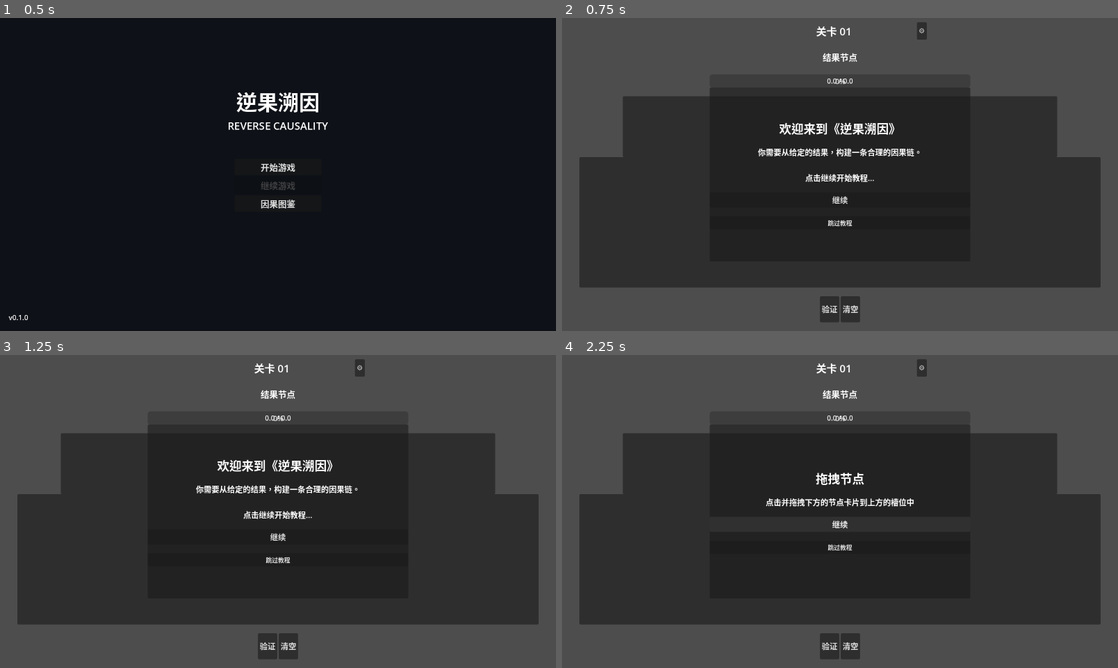
Above: before the commit, frames 1-4 (two rows, left to right).
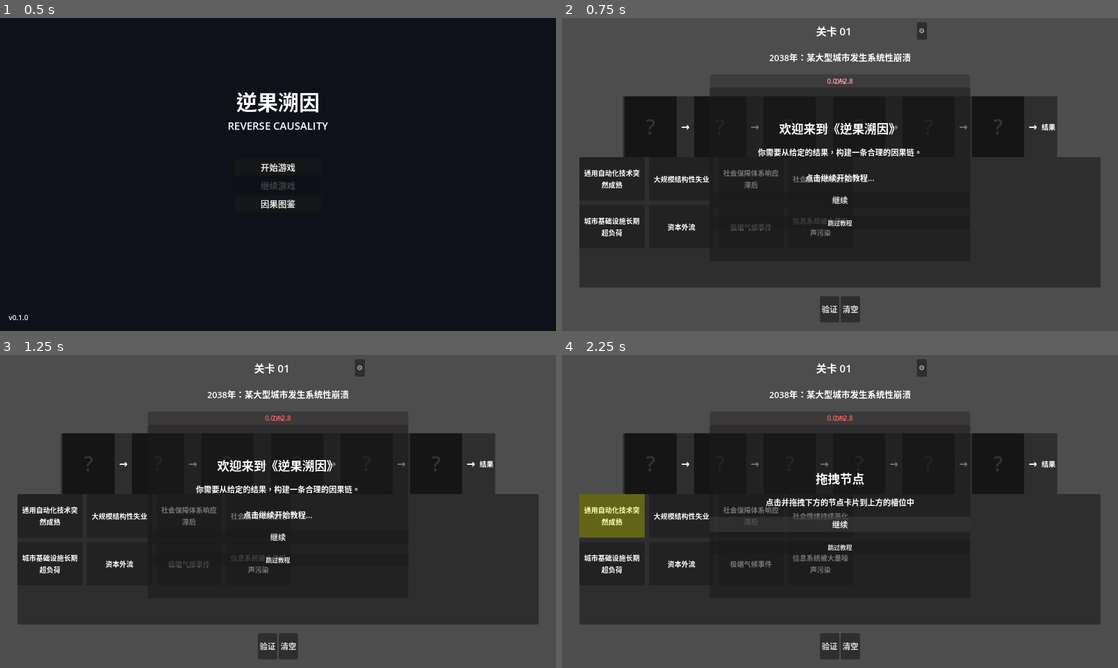
Above: after the commit, the same moments.

Repository: Jungley8/reverse-causality
Game: Godot game, scene res://scenes/ui/MainMenu.tscn
The game is run twice, just before and just after one commit, with the same random seed, the same clock (stepped at 60 frames per second) and the same inputs.
Inputs:
- Up to frame 1 (0.5 s): no input
- Up to frame 2 (0.75 s): click "开始游戏" at 0.5 s
- Up to frame 3 (1.25 s): no input
- Up to frame 4 (2.25 s): click "清空" at 1.25 s; click "继续" at 2 s

Frame 1 is identical in both runs. In frame 2, 5.7% of the frame differs, in the area x 4-89%, y 11-70%; in frame 3, 5.7%; in frame 4, 7.2%, in the area x 3-89%, y 11-70%.
Error before the commit: Parse Error: Class "UndoRedoManager" hides an autoload singleton. (res://scripts/core/UndoRedoManager.gd:1)

Commit message:
refactor: Clean up UndoRedoManager usage and improve LevelSelect UI
- Removed unused instance of UndoRedoManager in GameMain.gd, replacing it with static method calls.
- Updated LevelSelect.tscn to remove unnecessary connection signal for BackButton.
- Enhanced LevelSelect.gd to prevent duplicate connections for the back button's pressed signal.

Diff:
--- a/scenes/ui/LevelSelect.tscn
+++ b/scenes/ui/LevelSelect.tscn
@@ -60,5 +60,3 @@
 grow_horizontal = 2
 grow_vertical = 2
 columns = 3
-
-[connection signal="pressed" from="Header/BackButton" to="." method="_on_back_pressed"]
--- a/scripts/core/UndoRedoManager.gd
+++ b/scripts/core/UndoRedoManager.gd
@@ -1,4 +1,3 @@
-class_name UndoRedoManager
 extends Node
 
 ## 撤销/重做管理器
--- a/scripts/game/GameMain.gd
+++ b/scripts/game/GameMain.gd
@@ -6,7 +6,6 @@
 var current_level: LevelData
 var current_dragging_card: CauseCard = null
 var chain_slots: Array[ChainSlot] = []
-var undo_redo_manager: UndoRedoManager  # 使用全局autoload实例
 var is_undoing_redoing: bool = false  # 标记是否正在执行撤销/重做，避免重复记录
 
 @onready var level_label = $Header/LevelLabel
@@ -22,12 +21,8 @@
 @onready var error_toast = $ErrorToast
 
 func _ready():
-	# 创建撤销/重做管理器实例
-	undo_redo_manager = UndoRedoManager.new()
-	add_child(undo_redo_manager)
-
 	# 清空历史记录（新关卡开始）
-	undo_redo_manager.clear()
+	UndoRedoManager.clear()
 
 	# 从 GameManager 获取当前关卡
 	if GameManager.current_level:
@@ -168,7 +163,7 @@
 	if not is_undoing_redoing:
 		var slot_index = chain_slots.find(slot)
 		if slot_index >= 0 and card and card.cause_data:
-			undo_redo_manager.record_place(slot_index, card.cause_data.id)
+			UndoRedoManager.record_place(slot_index, card.cause_data.id)
 
 	_update_strength_bar()
 
@@ -177,7 +172,7 @@
 	if not is_undoing_redoing and card_id:
 		var slot_index = chain_slots.find(slot)
 		if slot_index >= 0:
-			undo_redo_manager.record_remove(slot_index, card_id)
+			UndoRedoManager.record_remove(slot_index, card_id)
 
 	_update_strength_bar()
 
@@ -335,7 +330,7 @@
 func _on_clear_pressed():
 	for slot in chain_slots:
 		slot.remove_card()
-	undo_redo_manager.clear()  # 清空撤销/重做历史
+	UndoRedoManager.clear()  # 清空撤销/重做历史
 	_update_strength_bar()
 
 func _show_error(message: String):
@@ -354,11 +349,11 @@
 			get_viewport().set_input_as_handled()
 
 func _undo():
-	if not undo_redo_manager.can_undo():
+	if not UndoRedoManager.can_undo():
 		return
 
 	is_undoing_redoing = true
-	var action = undo_redo_manager.undo()
+	var action = UndoRedoManager.undo()
 	if not action:
 		is_undoing_redoing = false
 		return
@@ -383,11 +378,11 @@
 	_update_strength_bar()
 
 func _redo():
-	if not undo_redo_manager.can_redo():
+	if not UndoRedoManager.can_redo():
 		return
 
 	is_undoing_redoing = true
-	var action = undo_redo_manager.redo()
+	var action = UndoRedoManager.redo()
 	if not action:
 		is_undoing_redoing = false
 		return
--- a/scripts/ui/LevelSelect.gd
+++ b/scripts/ui/LevelSelect.gd
@@ -19,7 +19,8 @@
 
 	_load_level_states()
 	if back_button:
-		back_button.pressed.connect(_on_back_pressed)
+		if not back_button.pressed.is_connected(_on_back_pressed):
+			back_button.pressed.connect(_on_back_pressed)
 
 func _load_previous_unlock_states():
 	# 从SaveGame读取之前的解锁状态
